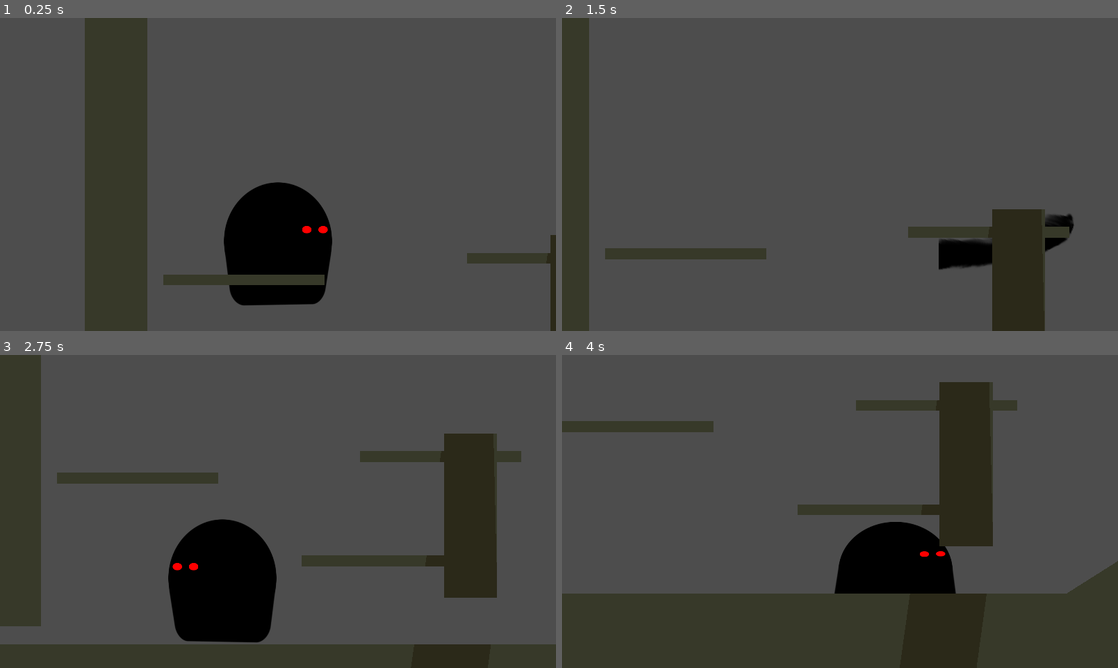
Above: before the commit, frames 1-4 (two rows, left to right).
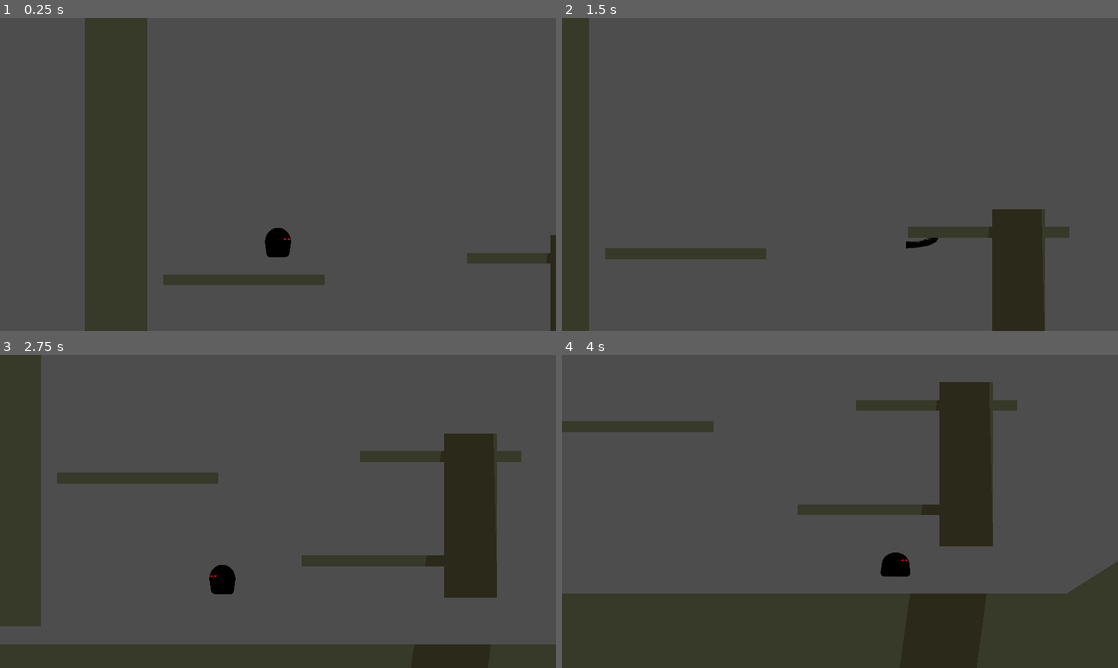
Above: after the commit, the same moments.

Repository: atiixx/piratesoftware_gamejam15
Game: Godot game, scene res://scenes/test_area.tscn
Same seed, same stepped clock (60 frames per second), same inputs: the game is played once before the commit and once after it. The engine's default icon, where the game draws it, is replaced by a stand-in: a white triangle on a blue panel in a dark square.
Inputs (mouse positions are in pixels of both pictures, inside the frame that each line leads up to):
- Up to frame 1 (0.25 s): no input
- Up to frame 2 (1.5 s): move the mouse to (962, 158) at 0.52 s; press the mouse at (962, 158) at 0.53 s; hold D (right) from 0.53 s (still down); tap Space (jump) at 0.77 s; move the mouse to (728, 190) at 1.27 s; release the mouse at (728, 190) at 1.28 s; click (728, 190) at 1.35 s
- Up to frame 3 (2.75 s): tap Space (jump) at 1.52 s; move the mouse to (333, 442) at 2.02 s; release D (right) at 2.03 s; press the mouse at (333, 442) at 2.03 s; hold A (left) from 2.03 s (still down)
- Up to frame 4 (4 s): move the mouse to (812, 574) at 2.77 s; release A (left) at 2.78 s; release the mouse at (812, 574) at 2.78 s; hold D (right) from 2.78 s (still down); click (812, 574) at 2.85 s; tap Space (jump) at 3.02, 3.77 s; move the mouse to (1006, 558) at 3.52 s; press the mouse at (1006, 558) at 3.53 s

The runs differ from the first frame. In frame 1, 5.6% of the frame differs, in the area x 40-60%, y 52-92%; in frame 2, 1.3%; in frame 3, 6.1%, in the area x 30-50%, y 52-92%; in frame 4, 3.7%.

Commit message:
adjust updated

Diff:
--- a/scenes/player/player.tscn
+++ b/scenes/player/player.tscn
@@ -36,145 +36,13 @@
 size = Vector2(60, 100)
 
 [sub_resource type="RectangleShape2D" id="RectangleShape2D_332yo"]
-size = Vector2(29.086, 19.83)
+size = Vector2(6.96149, 9.78521)
 
 [sub_resource type="RectangleShape2D" id="RectangleShape2D_8yuee"]
-size = Vector2(29.086, 19.83)
+size = Vector2(9.68615, 5.79865)
 
 [sub_resource type="RectangleShape2D" id="RectangleShape2D_y8ycd"]
-size = Vector2(29.086, 19.83)
-
-[sub_resource type="Animation" id="Animation_cnkmh"]
-resource_name = "Idle"
-length = 0.5
-loop_mode = 2
-tracks/0/type = "value"
-tracks/0/imported = false
-tracks/0/enabled = true
-tracks/0/path = NodePath("Sprite2D:texture")
-tracks/0/interp = 2
-tracks/0/loop_wrap = true
-tracks/0/keys = {
-"times": PackedFloat32Array(0, 0.2, 0.5),
-"transitions": PackedFloat32Array(1, 1, 1),
-"update": 1,
-"values": [ExtResource("2_glryq"), ExtResource("3_v2sxa"), ExtResource("4_3quwx")]
-}
-
-[sub_resource type="Animation" id="Animation_nmc7u"]
-resource_name = "Jump"
-length = 0.5
-loop_mode = 1
-tracks/0/type = "value"
-tracks/0/imported = false
-tracks/0/enabled = true
-tracks/0/path = NodePath("Sprite2D:texture")
-tracks/0/interp = 1
-tracks/0/loop_wrap = true
-tracks/0/keys = {
-"times": PackedFloat32Array(0),
-"transitions": PackedFloat32Array(1),
-"update": 1,
-"values": [ExtResource("5_gdihi")]
-}
-
-[sub_resource type="Animation" id="Animation_acea8"]
-resource_name = "JumpStart"
-length = 0.1
-tracks/0/type = "value"
-tracks/0/imported = false
-tracks/0/enabled = true
-tracks/0/path = NodePath("Sprite2D:texture")
-tracks/0/interp = 1
-tracks/0/loop_wrap = true
-tracks/0/keys = {
-"times": PackedFloat32Array(0, 0.1),
-"transitions": PackedFloat32Array(1, 1),
-"update": 1,
-"values": [ExtResource("6_1midm"), ExtResource("7_esbxa")]
-}
-
-[sub_resource type="Animation" id="Animation_sipai"]
-resource_name = "Walk"
-length = 0.2
-loop_mode = 2
-tracks/0/type = "value"
-tracks/0/imported = false
-tracks/0/enabled = true
-tracks/0/path = NodePath("Sprite2D:texture")
-tracks/0/interp = 1
-tracks/0/loop_wrap = true
-tracks/0/keys = {
-"times": PackedFloat32Array(0, 0.2),
-"transitions": PackedFloat32Array(1, 1),
-"update": 1,
-"values": [ExtResource("5_xhapd"), ExtResource("6_8pijl")]
-}
-
-[sub_resource type="Animation" id="Animation_molko"]
-resource_name = "WalkStart"
-length = 0.05
-tracks/0/type = "value"
-tracks/0/imported = false
-tracks/0/enabled = true
-tracks/0/path = NodePath("Sprite2D:texture")
-tracks/0/interp = 1
-tracks/0/loop_wrap = true
-tracks/0/keys = {
-"times": PackedFloat32Array(0, 0.05),
-"transitions": PackedFloat32Array(1, 1),
-"update": 1,
-"values": [ExtResource("7_wo5kk"), ExtResource("8_34l0x")]
-}
-
-[sub_resource type="Animation" id="Animation_8svj6"]
-resource_name = "Wall"
-length = 0.5
-loop_mode = 2
-tracks/0/type = "value"
-tracks/0/imported = false
-tracks/0/enabled = true
-tracks/0/path = NodePath("Sprite2D:texture")
-tracks/0/interp = 0
-tracks/0/loop_wrap = true
-tracks/0/keys = {
-"times": PackedFloat32Array(0),
-"transitions": PackedFloat32Array(1),
-"update": 0,
-"values": [ExtResource("2_gce7p")]
-}
-
-[sub_resource type="Animation" id="Animation_j23v5"]
-resource_name = "Slide"
-length = 0.6
-loop_mode = 2
-tracks/0/type = "value"
-tracks/0/imported = false
-tracks/0/enabled = true
-tracks/0/path = NodePath("Sprite2D:texture")
-tracks/0/interp = 1
-tracks/0/loop_wrap = true
-tracks/0/keys = {
-"times": PackedFloat32Array(0, 0.6),
-"transitions": PackedFloat32Array(1, 1),
-"update": 1,
-"values": [ExtResource("2_87pik"), ExtResource("2_87pik")]
-}
-
-[sub_resource type="Animation" id="Animation_25bgt"]
-length = 0.001
-tracks/0/type = "value"
-tracks/0/imported = false
-tracks/0/enabled = true
-tracks/0/path = NodePath("Sprite2D:frame_coords")
-tracks/0/interp = 1
-tracks/0/loop_wrap = true
-tracks/0/keys = {
-"times": PackedFloat32Array(0),
-"transitions": PackedFloat32Array(1),
-"update": 1,
-"values": [Vector2i(0, 0)]
-}
+size = Vector2(10.161, 6.52347)
 
 [sub_resource type="Animation" id="Animation_wvj73"]
 resource_name = "Attack"
@@ -295,6 +163,88 @@
 }]
 }
 
+[sub_resource type="Animation" id="Animation_cnkmh"]
+resource_name = "Idle"
+length = 0.5
+loop_mode = 2
+tracks/0/type = "value"
+tracks/0/imported = false
+tracks/0/enabled = true
+tracks/0/path = NodePath("Sprite2D:texture")
+tracks/0/interp = 2
+tracks/0/loop_wrap = true
+tracks/0/keys = {
+"times": PackedFloat32Array(0, 0.2, 0.5),
+"transitions": PackedFloat32Array(1, 1, 1),
+"update": 1,
+"values": [ExtResource("2_glryq"), ExtResource("3_v2sxa"), ExtResource("4_3quwx")]
+}
+
+[sub_resource type="Animation" id="Animation_nmc7u"]
+resource_name = "Jump"
+length = 0.5
+loop_mode = 1
+tracks/0/type = "value"
+tracks/0/imported = false
+tracks/0/enabled = true
+tracks/0/path = NodePath("Sprite2D:texture")
+tracks/0/interp = 1
+tracks/0/loop_wrap = true
+tracks/0/keys = {
+"times": PackedFloat32Array(0),
+"transitions": PackedFloat32Array(1),
+"update": 1,
+"values": [ExtResource("5_gdihi")]
+}
+
+[sub_resource type="Animation" id="Animation_acea8"]
+resource_name = "JumpStart"
+length = 0.1
+tracks/0/type = "value"
+tracks/0/imported = false
+tracks/0/enabled = true
+tracks/0/path = NodePath("Sprite2D:texture")
+tracks/0/interp = 1
+tracks/0/loop_wrap = true
+tracks/0/keys = {
+"times": PackedFloat32Array(0, 0.1),
+"transitions": PackedFloat32Array(1, 1),
+"update": 1,
+"values": [ExtResource("6_1midm"), ExtResource("7_esbxa")]
+}
+
+[sub_resource type="Animation" id="Animation_25bgt"]
+length = 0.001
+tracks/0/type = "value"
+tracks/0/imported = false
+tracks/0/enabled = true
+tracks/0/path = NodePath("Sprite2D:frame_coords")
+tracks/0/interp = 1
+tracks/0/loop_wrap = true
+tracks/0/keys = {
+"times": PackedFloat32Array(0),
+"transitions": PackedFloat32Array(1),
+"update": 1,
+"values": [Vector2i(0, 0)]
+}
+
+[sub_resource type="Animation" id="Animation_j23v5"]
+resource_name = "Slide"
+length = 0.6
+loop_mode = 2
+tracks/0/type = "value"
+tracks/0/imported = false
+tracks/0/enabled = true
+tracks/0/path = NodePath("Sprite2D:texture")
+tracks/0/interp = 1
+tracks/0/loop_wrap = true
+tracks/0/keys = {
+"times": PackedFloat32Array(0, 0.6),
+"transitions": PackedFloat32Array(1, 1),
+"update": 1,
+"values": [ExtResource("2_87pik"), ExtResource("2_87pik")]
+}
+
 [sub_resource type="Animation" id="Animation_qm7g4"]
 resource_name = "UpAttack"
 length = 0.21
@@ -354,6 +304,56 @@
 "transitions": PackedFloat32Array(1, 1, 1),
 "update": 1,
 "values": [true, false, true]
+}
+
+[sub_resource type="Animation" id="Animation_sipai"]
+resource_name = "Walk"
+length = 0.2
+loop_mode = 2
+tracks/0/type = "value"
+tracks/0/imported = false
+tracks/0/enabled = true
+tracks/0/path = NodePath("Sprite2D:texture")
+tracks/0/interp = 1
+tracks/0/loop_wrap = true
+tracks/0/keys = {
+"times": PackedFloat32Array(0, 0.2),
+"transitions": PackedFloat32Array(1, 1),
+"update": 1,
+"values": [ExtResource("5_xhapd"), ExtResource("6_8pijl")]
+}
+
+[sub_resource type="Animation" id="Animation_molko"]
+resource_name = "WalkStart"
+length = 0.05
+tracks/0/type = "value"
+tracks/0/imported = false
+tracks/0/enabled = true
+tracks/0/path = NodePath("Sprite2D:texture")
+tracks/0/interp = 1
+tracks/0/loop_wrap = true
+tracks/0/keys = {
+"times": PackedFloat32Array(0, 0.05),
+"transitions": PackedFloat32Array(1, 1),
+"update": 1,
+"values": [ExtResource("7_wo5kk"), ExtResource("8_34l0x")]
+}
+
+[sub_resource type="Animation" id="Animation_8svj6"]
+resource_name = "Wall"
+length = 0.5
+loop_mode = 2
+tracks/0/type = "value"
+tracks/0/imported = false
+tracks/0/enabled = true
+tracks/0/path = NodePath("Sprite2D:texture")
+tracks/0/interp = 0
+tracks/0/loop_wrap = true
+tracks/0/keys = {
+"times": PackedFloat32Array(0),
+"transitions": PackedFloat32Array(1),
+"update": 0,
+"values": [ExtResource("2_gce7p")]
 }
 
 [sub_resource type="AnimationLibrary" id="AnimationLibrary_4vww3"]
@@ -574,21 +574,21 @@
 collision_mask = 2
 
 [node name="AttackCollisionShape2D" type="CollisionShape2D" parent="Hitboxes"]
-position = Vector2(428, 12)
+position = Vector2(119.5, 5)
 scale = Vector2(18.5305, 5.51853)
 shape = SubResource("RectangleShape2D_332yo")
 disabled = true
 debug_color = Color(0.984236, 0, 0.345506, 0.42)
 
 [node name="DownAttackCollisionShape2D" type="CollisionShape2D" parent="Hitboxes"]
-position = Vector2(-8, 348)
+position = Vector2(2, 73)
 scale = Vector2(10.5305, 5.51853)
 shape = SubResource("RectangleShape2D_8yuee")
 disabled = true
 debug_color = Color(0.984236, 0, 0.345506, 0.42)
 
 [node name="UpAttackCollisionShape2D" type="CollisionShape2D" parent="Hitboxes"]
-position = Vector2(-4, -292)
+position = Vector2(-1.5, -71)
 scale = Vector2(10.5305, 5.51853)
 shape = SubResource("RectangleShape2D_y8ycd")
 disabled = true
@@ -602,7 +602,9 @@
 disabled = true
 
 [node name="Sprite2D" type="Sprite2D" parent="."]
-texture = ExtResource("4_3quwx")
+position = Vector2(0, -2)
+scale = Vector2(0.24, 0.24)
+texture = ExtResource("3_v2sxa")
 
 [node name="AttackSprite2D" type="Sprite2D" parent="Sprite2D"]
 visible = false
